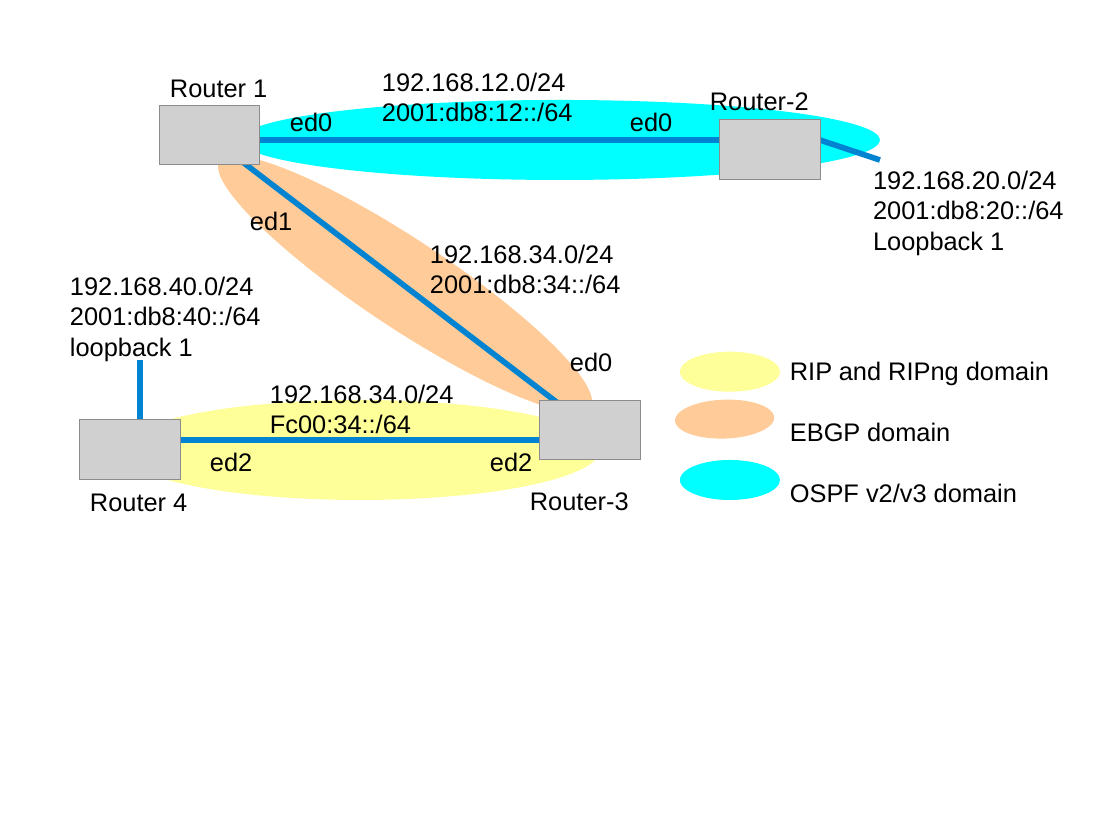
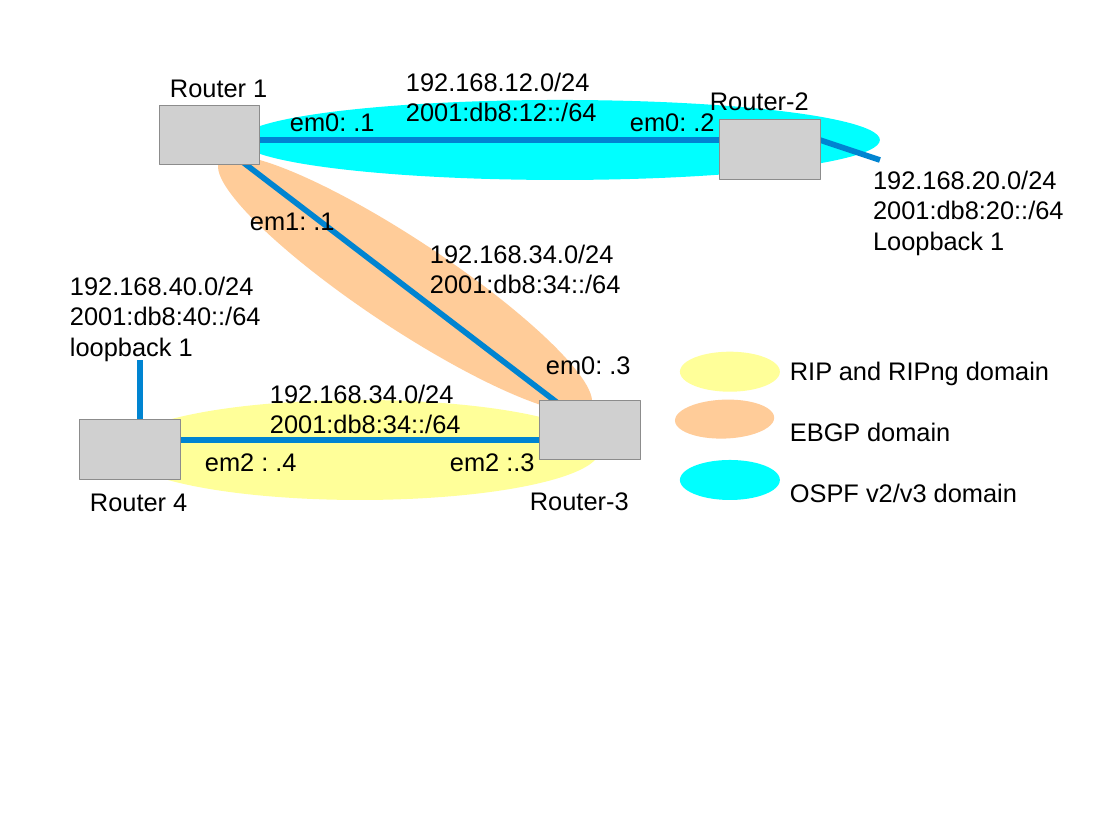
Before and after one commit to wwaites/bsdrp-old, a slide deck: slide 3 of docs/labs.examples.odp. Drawn at 1120x840 pixels with LibreOffice and Linux fonts; fonts in the diff are those of the drawing; grey boxes stand for pictures. Boxes give left, top, right and bottom in pixels: in the first picture for what was removed or moved away, otherwise in the second. Text is boxed around its words. In the diff, an @@ line names an element or a change of style, - is before the commit and + after.

```diff
--- a/docs/labs.examples.odp
+++ b/docs/labs.examples.odp
@@ text "192.168.12.0/24": place and size @@
-text "192.168.12.0/24" at (382,72,573,122)
+text "192.168.12.0/24" at (406,72,597,122)
@@ text at (290,111,374,132): text changed @@
-ed0
+em0: .1
@@ text at (630,113,714,132): text changed @@
-ed0
+em0: .2
@@ text at (250,209,334,235): text changed @@
-ed1
+em1: .1
@@ text at (546,353,630,379): text changed @@
-ed0
+em0: .3
@@ text at (270,414,461,439): text changed @@
-Fc00:34::/64
+2001:db8:34::/64
@@ text at (205,453,296,472): text changed @@
-ed2
+em2 : .4
@@ text at (450,453,534,472): text changed @@
-ed2
+em2 :.3
```
Also in this commit, not shown: 2 other slides changed, 3 other files.
